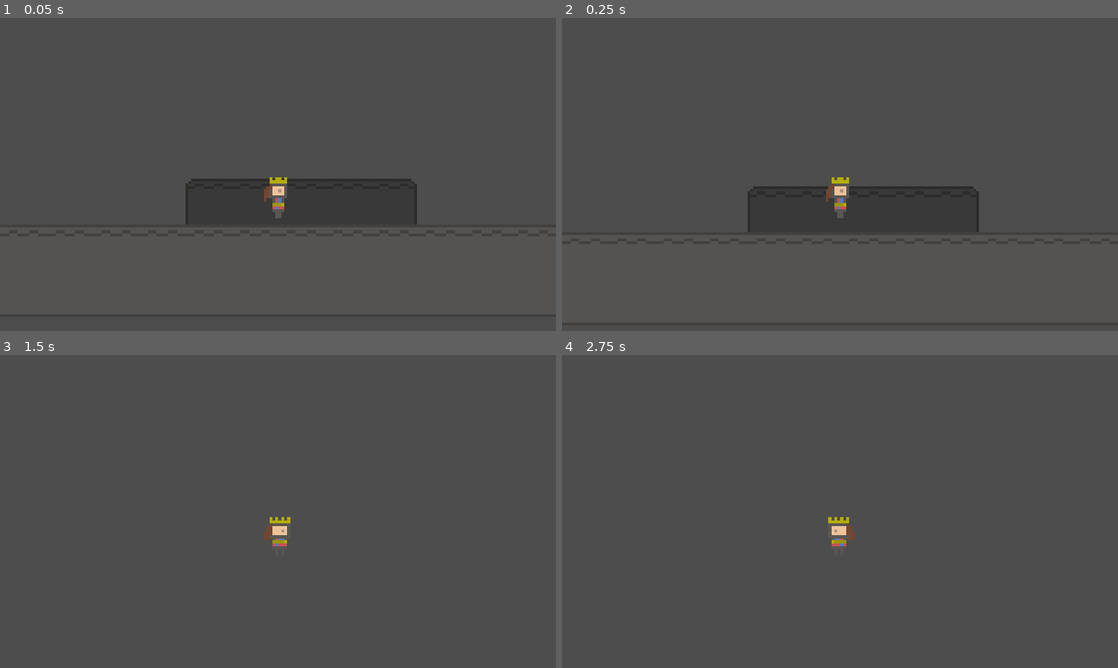
Above: before the commit, frames 1-4 (two rows, left to right).
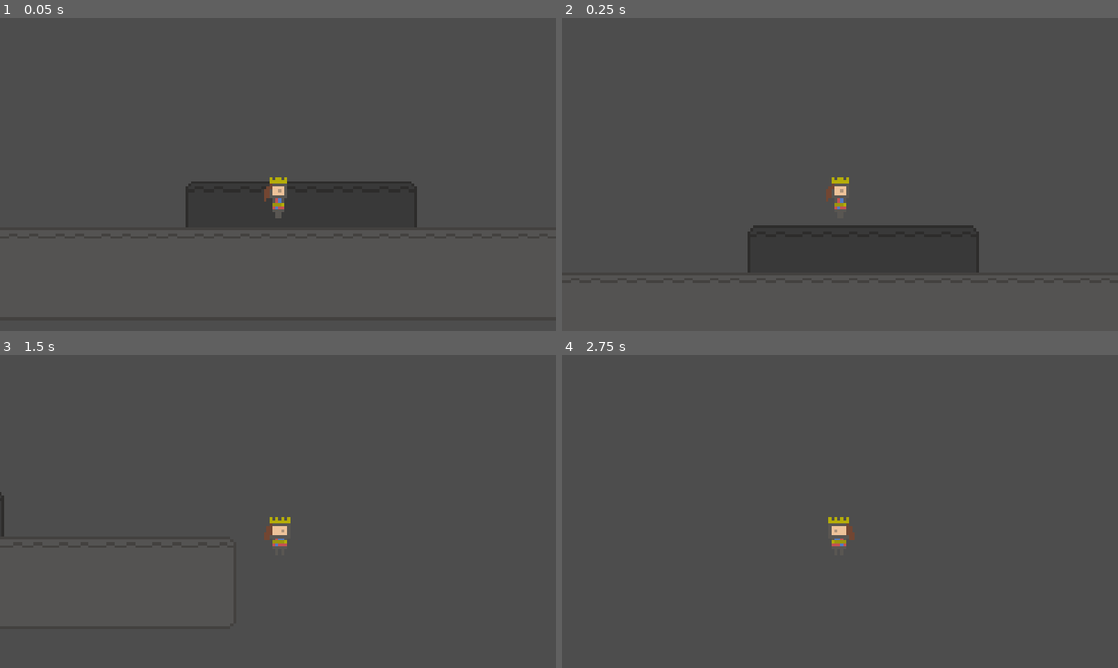
Above: after the commit, the same moments.

Repository: tarfish/queen-of-spades
Game: Godot game, scene res://assets/scenes/area_1.tscn
Two runs of this game, one before a commit and one after it. Both use one fixed random seed, a clock stepped at 60 frames per second and the inputs below.
Inputs:
- Up to frame 1 (0.05 s): no input
- Up to frame 2 (0.25 s): no input
- Up to frame 3 (1.5 s): tap Enter at 0.5 s; hold Right (move_right) from 0.53 s (still down); tap Z (jump) at 0.6, 0.77, 1.07 s; tap Alt at 1.35 s
- Up to frame 4 (2.75 s): tap Z (jump) at 1.52, 1.55, 1.82, 2.3 s; release Right (move_right) at 2.03 s; hold Left (move_left) from 2.03 s (still down); tap Shift at 2.1 s

The runs differ from the first frame. In frame 1, 0.3% of the frame differs, in the area x 33-75%, y 51-54%; in frame 2, 5.4%, in the area x 33-75%, y 53-82%; in frame 3, less than 0.1%; in frame 4, nothing differs.

Commit message:
ok the values work now :D

Diff:
--- a/assets/scenes/player.tscn
+++ b/assets/scenes/player.tscn
@@ -99,8 +99,9 @@
 
 [node name="Player" type="CharacterBody2D"]
 script = ExtResource("1_s027a")
-speed = 8.0
-jump_power = 4.0
+speed = 5.0
+jump_power = 6.0
+Coyote_Time = 0.1
 
 [node name="Camera2D" type="Camera2D" parent="."]
 offset = Vector2(0, -15)
